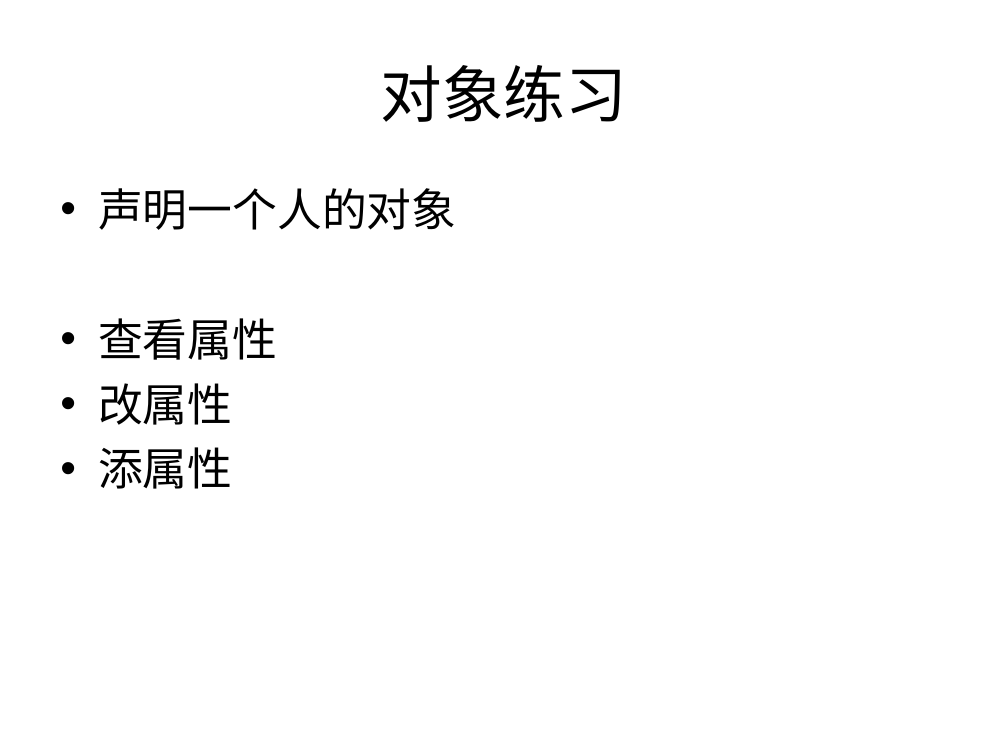
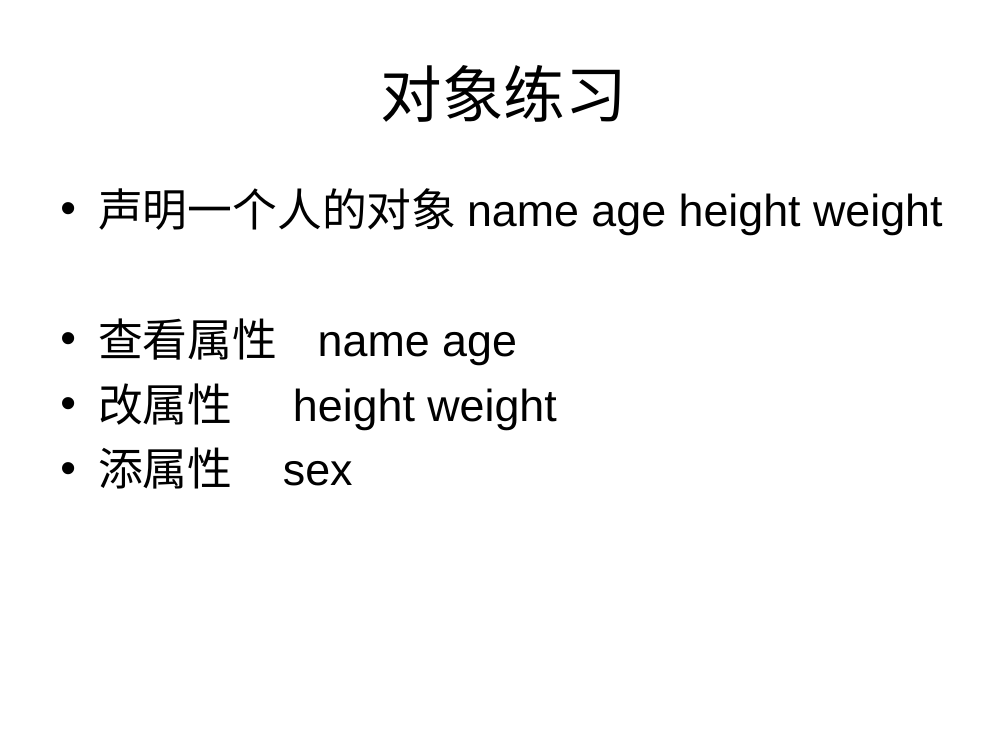
Before and after one commit to cd-vr1class/homework, a slide deck: slide 9 of ppt/7-8js数据类型.ppt. Drawn at 1008x756 pixels with LibreOffice and Linux fonts; fonts in the diff are those of the drawing. Boxes give left, top, right and bottom in pixels: in the first picture for what was removed or moved away, otherwise in the second. Text is boxed around its words. In the diff, an @@ line names an element or a change of style, - is before the commit and + after.

Commit message:
7.26

```diff
--- a/ppt/7-8js数据类型.ppt
+++ b/ppt/7-8js数据类型.ppt
@@ text at bbox=[98, 188, 942, 489]: text changed @@
-• 声明一个人的对象
-• 查看属性
-• 改属性
-• 添属性
+• 声明一个人的对象 name age height weight
+• 查看属性 name age
+• 改属性 height weight
+• 添属性 sex
```
Also in this commit, not shown: 1 other slide changed, 1 slide removed.
